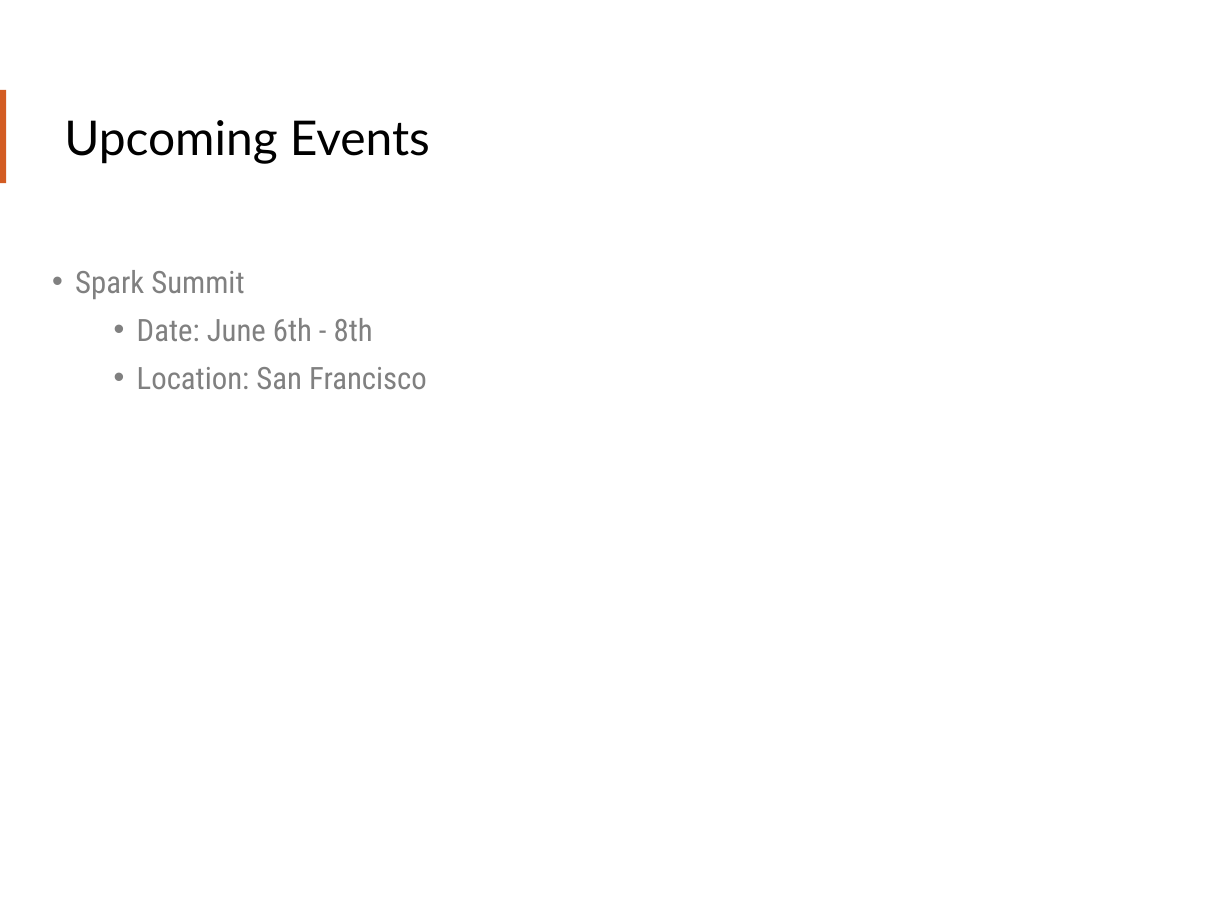
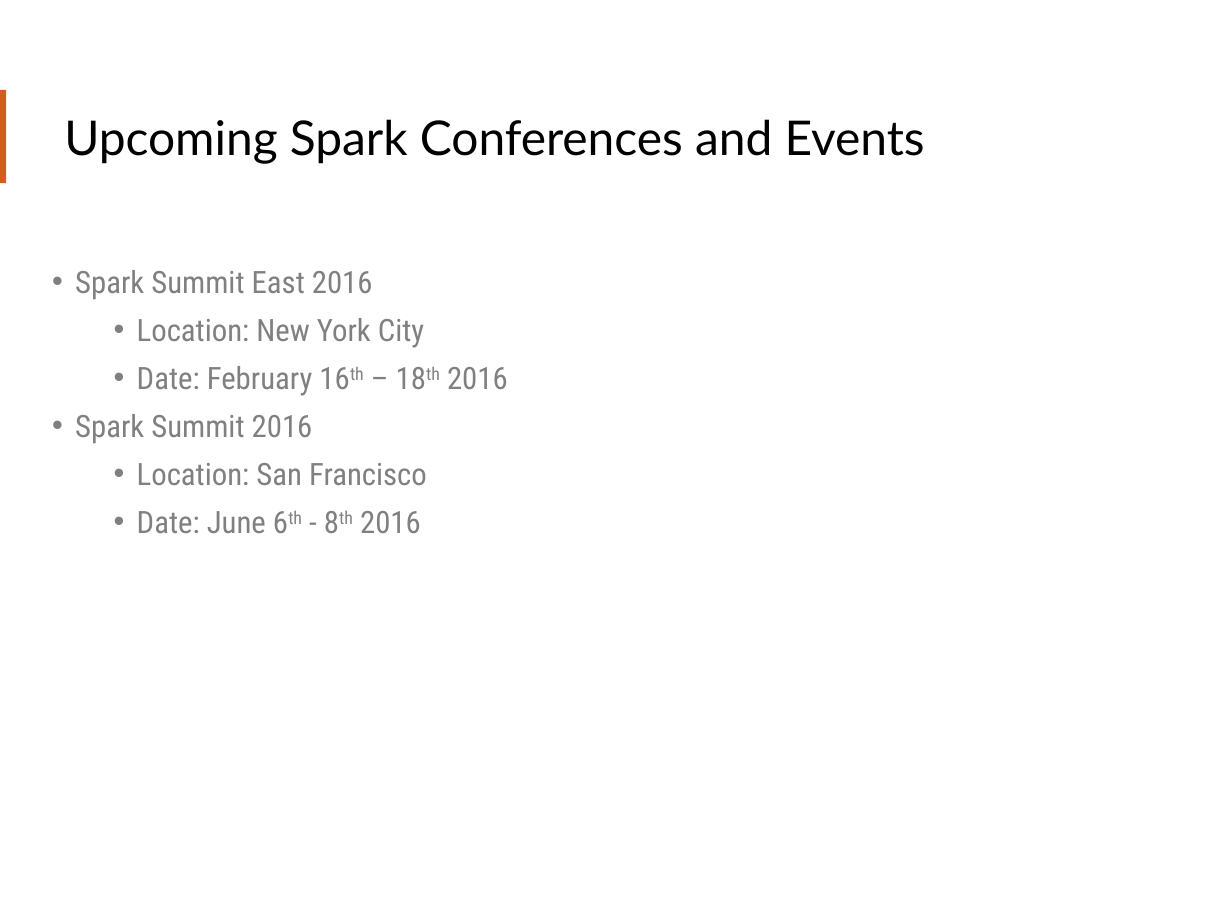
Before and after one commit to teamclairvoyant/intro-to-spark, a slide deck: slide 73 of Intro to Apache Spark Slides.pptx. Drawn at 1232x924 pixels with LibreOffice and Linux fonts; fonts in the diff are those of the drawing. Boxes give left, top, right and bottom in pixels: in the first picture for what was removed or moved away, otherwise in the second. Text is boxed around its words. In the diff, an @@ line names an element or a change of style, - is before the commit and + after.

```diff
--- a/Intro to Apache Spark Slides.pptx
+++ b/Intro to Apache Spark Slides.pptx
@@ title at [64, 119, 925, 164]: text changed @@
-Upcoming Events
+Upcoming Spark Conferences and Events
@@ text at [75, 270, 508, 443]: text changed @@
-• Spark Summit
-  • Date: June 6th - 8th
+• Spark Summit East 2016
+  • Location: New York City
+  • Date: February 16th – 18th 2016
+• Spark Summit 2016
@@ text at [137, 511, 421, 533]: paragraph added @@
+  • Date: June 6th - 8th 2016
```
Also in this commit, not shown: 17 other slides changed, 1 slide added, 1 slide removed, 2 other files.
